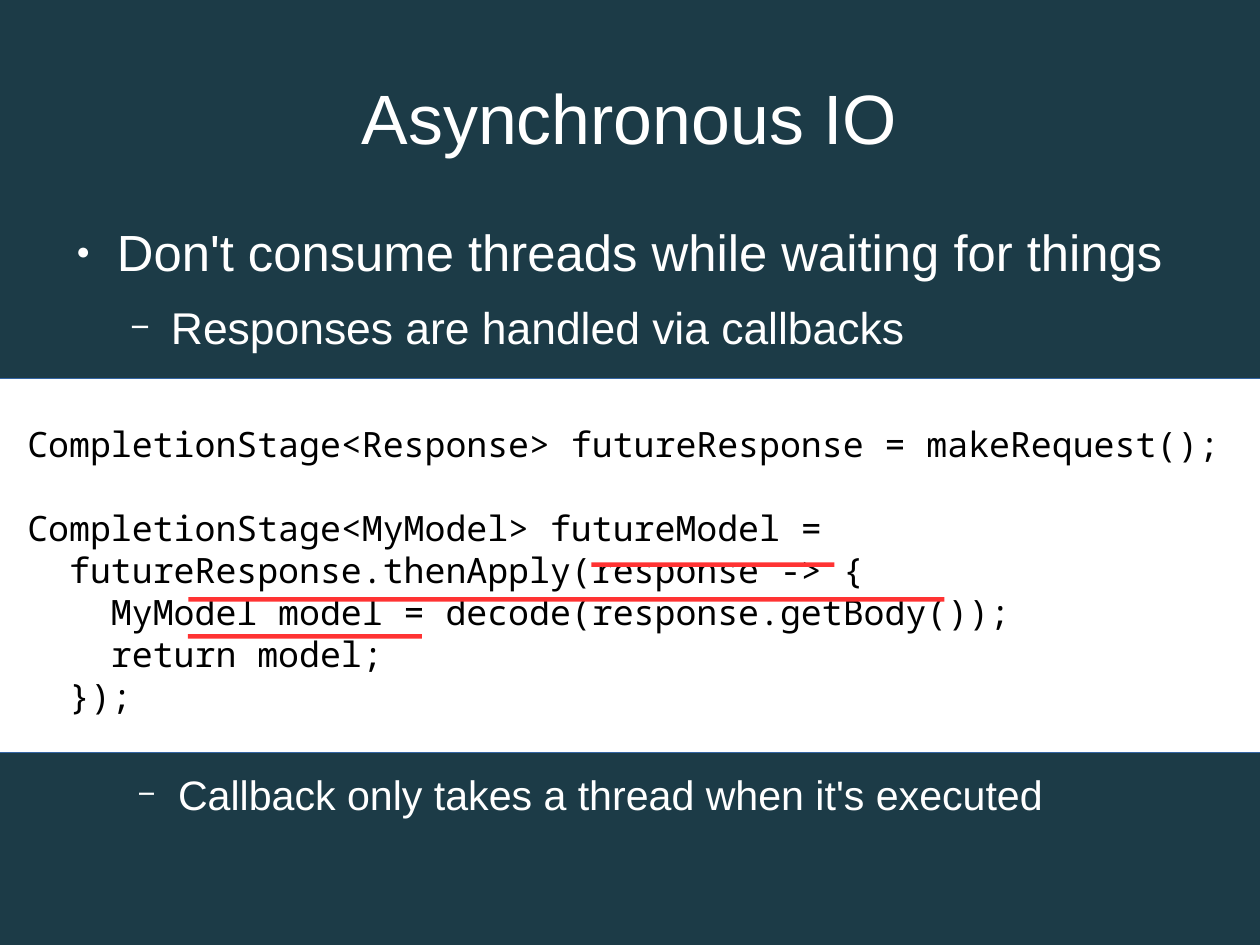
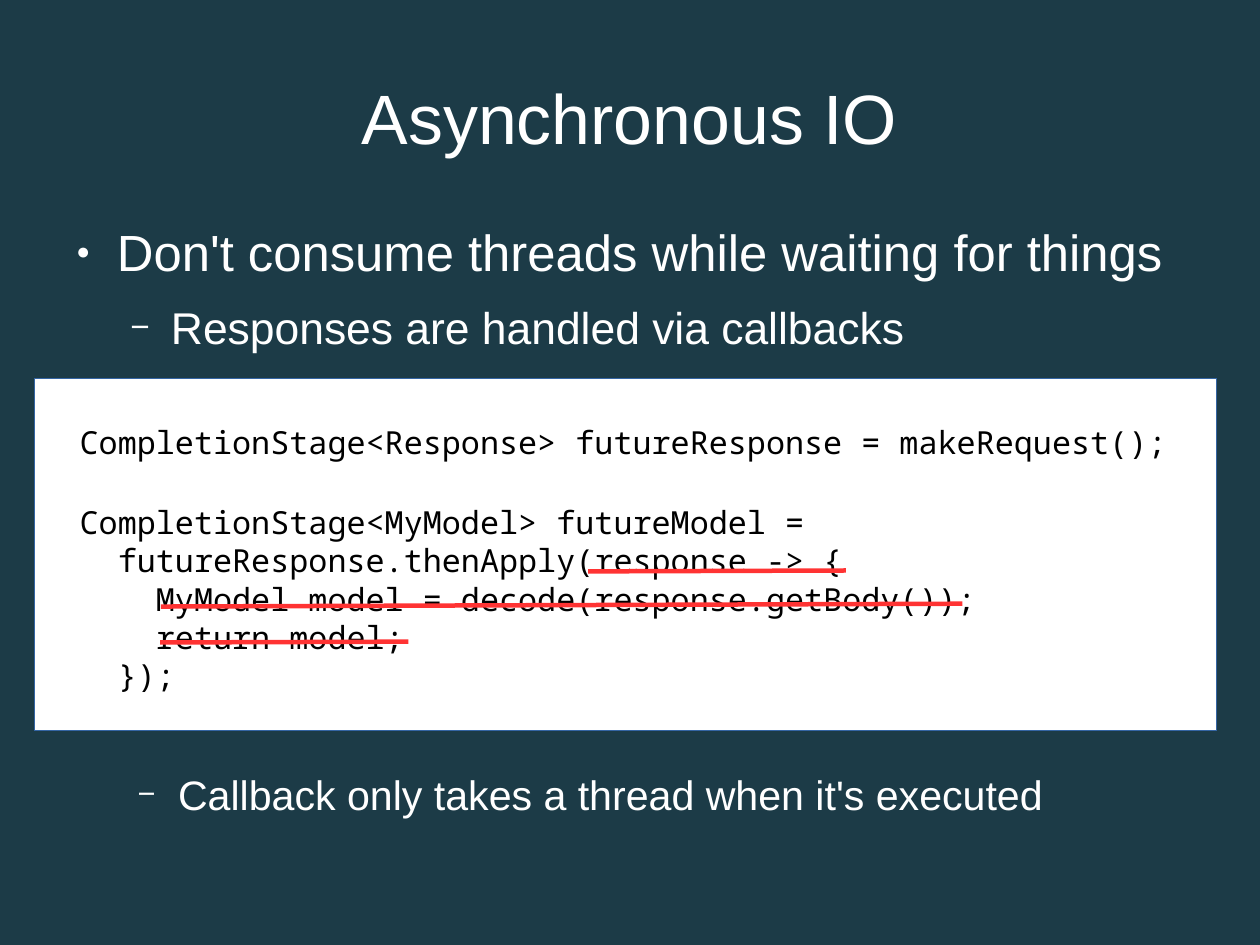
Before and after one commit to jroper/activator-lagom-java-chirper, a slide deck: slide 4 of rethinking-rest.odp. Drawn at 1260x945 pixels with LibreOffice and Linux fonts; fonts in the diff are those of the drawing. Boxes give left, top, right and bottom in pixels: in the first picture for what was removed or moved away, otherwise in the second. Text is boxed around its words. In the diff, an @@ line names an element or a change of style, - is before the commit and + after.

Commit message:
Fixed presentation

```diff
--- a/rethinking-rest.odp
+++ b/rethinking-rest.odp
@@ rectangle "CompletionStage<Response> futureResponse = makeRequest();": place and size @@
-rectangle "CompletionStage<Response> futureResponse = makeRequest();" at [0, 378, 1260, 752]
+rectangle "CompletionStage<Response> futureResponse = makeRequest();" at [34, 378, 1217, 731]
@@ rectangle "CompletionStage<Response> futureResponse = makeRequest();" at [34, 378, 1217, 731]: size 22 to 20 pt @@
@@ line moved from (591, 565) - (835, 565) to (589, 572) - (846, 571) @@
@@ line moved from (189, 599) - (944, 599) to (161, 607) - (963, 604) @@
@@ line moved from (188, 637) - (422, 637) to (160, 643) - (408, 641) @@
```
